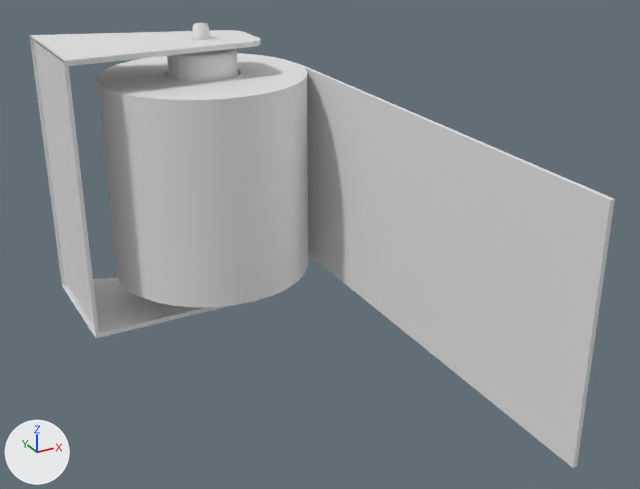
A saved change to the Blender file Assets/Models/toiletroll-rolledout.blend.
Before and after are seen from a 50 mm lens placed at (-0.191, -0.49, 0.18), pointed at (0.013, -0.12, -0.005). Every picture has the same lights, and +X, +Y and +Z are marked at lower left.

The first picture shows 'Holder', 'cylinder', 'toilet roll'.
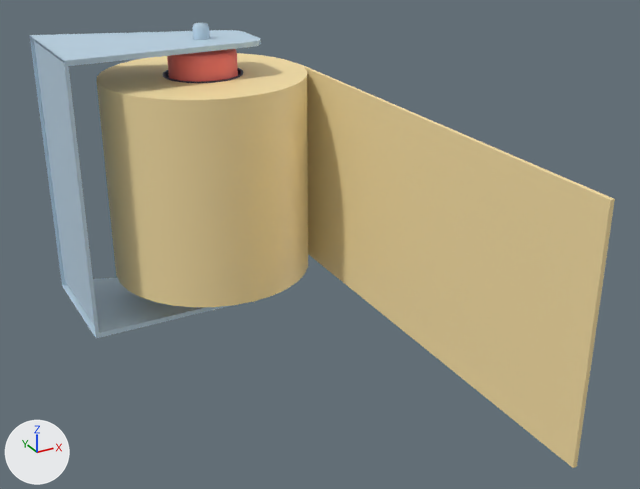
The edits, one by one:
Picture 'hotpandagradientpalette.png' (img_hotpandagradientpalette_png) is new.
Material 'Material' (mat_material) is new.
Its texture is img_hotpandagradientpalette_png.
me_cylinder has 328 vertices, 328 faces and spans x -0.062..0.062, y -0.27..0.062, z -0.062..0.062.
me_cylinder is used by ob_toilet_roll; location (0.0, 0.0, 0.0).
me_cylinder part 1: texture (UV) coordinates of 328 of 328 faces, centred in x -0.061..0.062, y -0.269..0.061, z -0.062..0.062, changed; they spanned u 0.0..1.0, v 0.01..1.0 and now span u 0.49..0.97, v 0.03..0.66.
me_cylinder now uses material mat_material (picture img_hotpandagradientpalette_png).
me_cylinder_001 has 320 vertices, 290 faces and spans x -1.0..1.0, y -1.0..1.0, z -1.19..1.19.
me_cylinder_001 now uses material mat_material (picture img_hotpandagradientpalette_png).
me_plane has 176 vertices, 99 faces and spans x -0.085..0.03, y -0.023..0.058, z -0.082..0.082.
me_plane is used by ob_holder; location (0.0, 0.0, 0.0).
me_plane part 2: texture (UV) coordinates of 99 of 99 faces, centred in x -0.084..0.03, y -0.023..0.058, z -0.082..0.082, changed; they spanned u 0.0..1.0, v 0.0..1.0 and now span u 0.95..0.99, v 0.47..0.51.
me_plane now uses material mat_material (picture img_hotpandagradientpalette_png).

Boxes (x1, y1, x2, y2) around the edits, measured in the pictures (640 x 489 px):
'toilet roll', recoloured, surface changed (grey to beige): (97, 53, 615, 468) in both
'Holder', recoloured, surface changed (grey to blue): (30, 30, 261, 338) in both
'cylinder', recoloured (grey to red): (167, 23, 238, 82) in both
